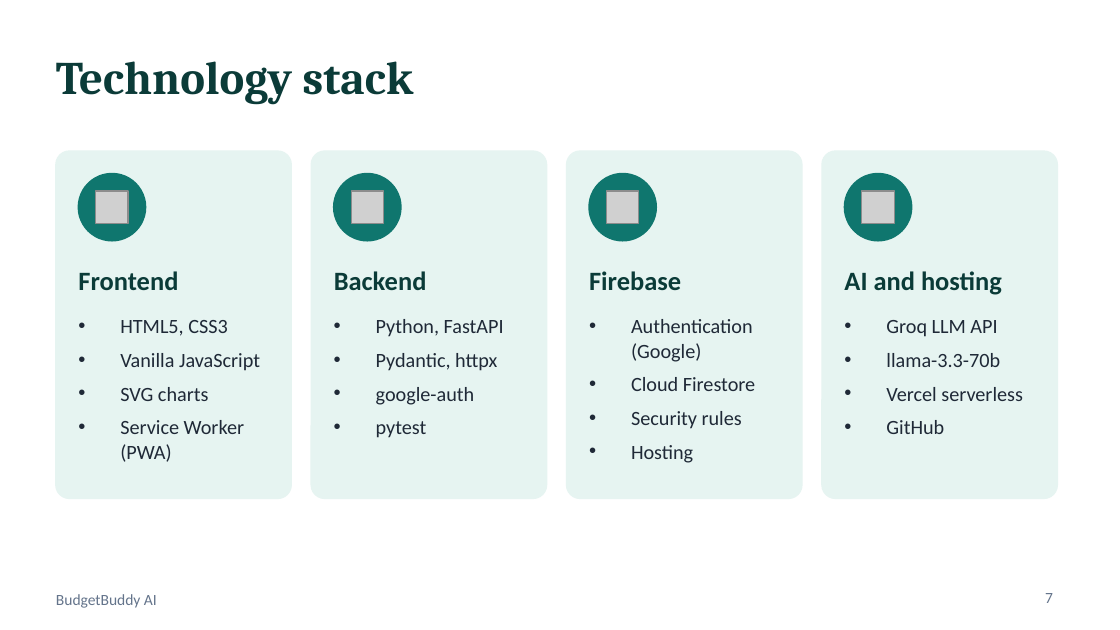
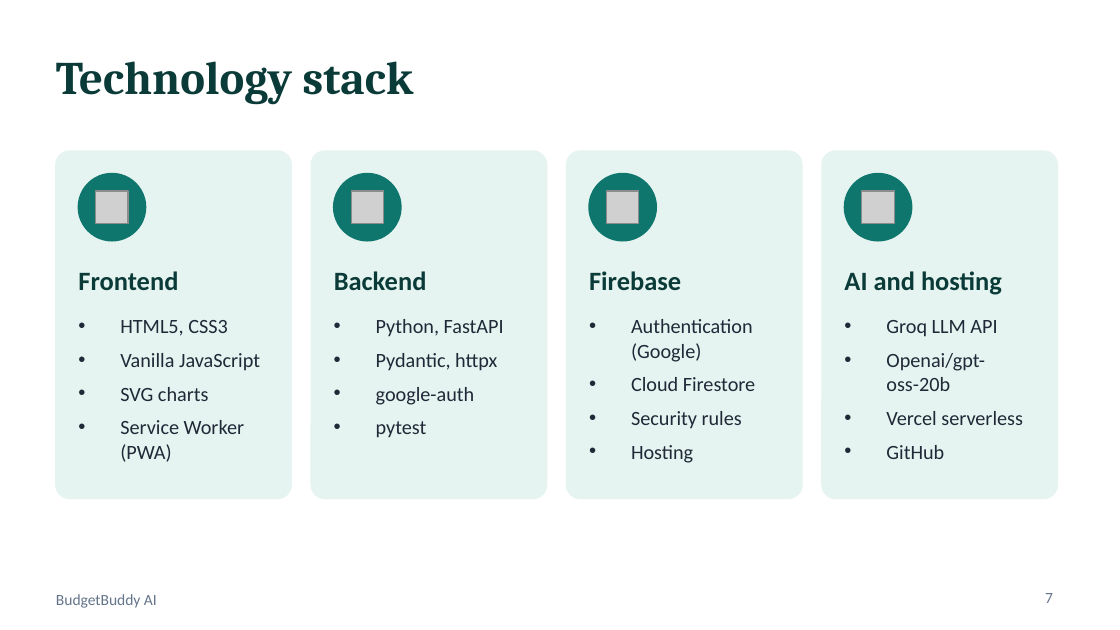
Before and after one commit to scientistayat-engineer/BudgetBuddy-AI, a slide deck: slide 7 of docs/BudgetBuddy-AI-Presentation.pptx. Drawn at 1120x630 pixels with LibreOffice and Linux fonts; fonts in the diff are those of the drawing; grey boxes stand for pictures. Boxes give left, top, right and bottom in pixels: in the first picture for what was removed or moved away, otherwise in the second. Text is boxed around its words. In the diff, an @@ line names an element or a change of style, - is before the commit and + after.

```diff
--- a/docs/BudgetBuddy-AI-Presentation.pptx
+++ b/docs/BudgetBuddy-AI-Presentation.pptx
@@ text at (886, 353, 985, 391): text changed @@
-• llama-3.3-70b
+• Openai/gpt-oss-20b
```
Also in this commit, not shown: 3 other slides changed, 3 other files.
